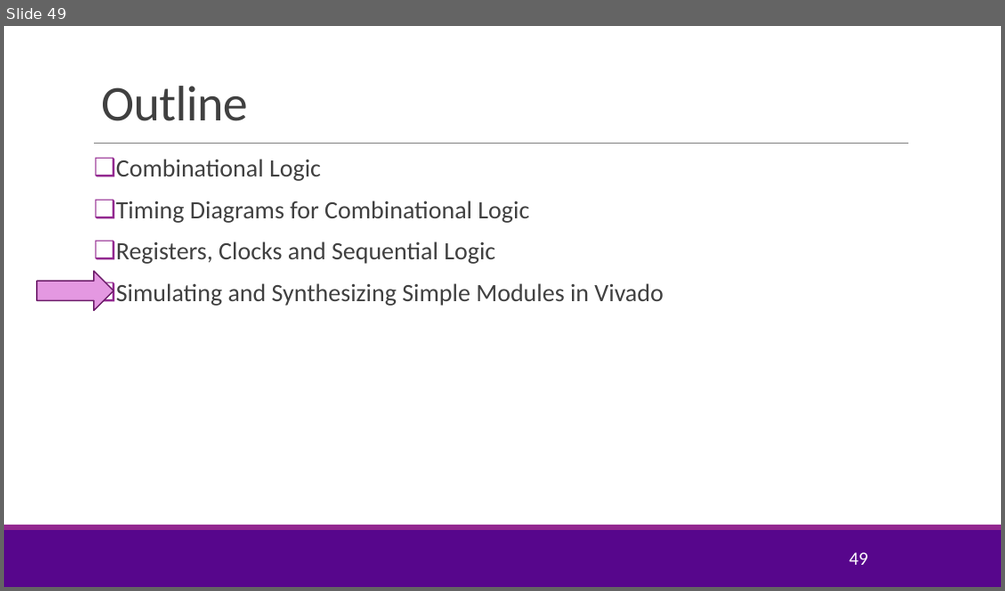
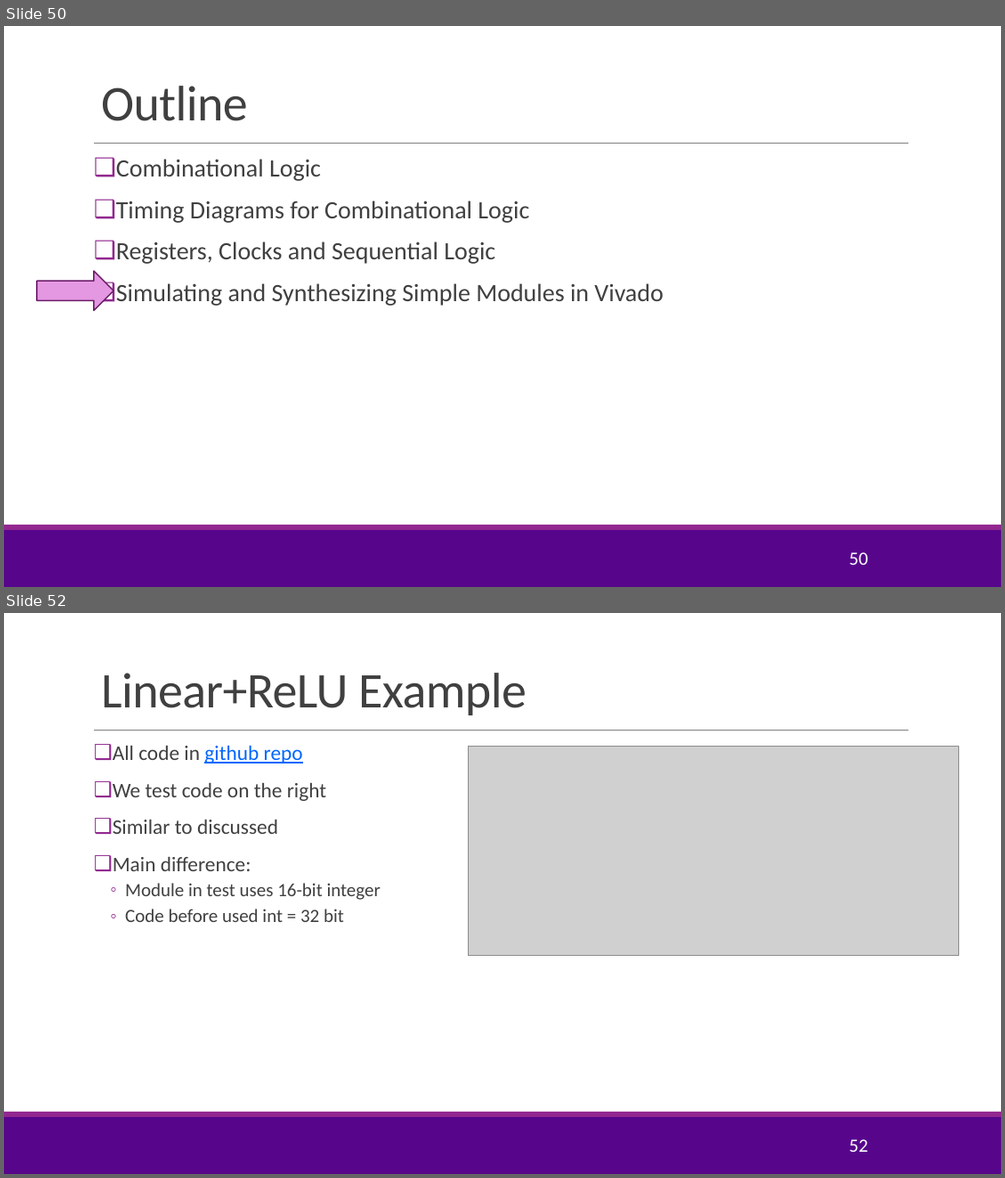
Before and after one commit to sdrangan/hwdesign, a slide deck: units/unit01_basic_logic/basic_logic.pptx. Shown one above the other, each under a label of ours: slide 49 before the commit, slides 50 and 52 after it; the slides between them are not shown. The pictures are 1005x591 and 1005x1178 pixels, drawn with LibreOffice and Linux fonts; fonts in the diff are those of the drawing; grey boxes stand for pictures; background and template pictures are left out. Boxes give left, top, right and bottom in pixels: in the first picture for what was removed or moved away, otherwise in the second. Text is boxed around its words. In the diff, an @@ line names an element or a change of style, - is before the commit and + after.

Commit message:
Used a linear ReLU simulation

```diff
--- a/units/unit01_basic_logic/basic_logic.pptx
+++ b/units/unit01_basic_logic/basic_logic.pptx
@@ slide 52 added at [4, 613, 1001, 1174], background #FFFFFF; not listed: 3 template elements that a slide beside it also shows @@
@@ title added at [101, 673, 526, 715], 48 pt, text #404040 @@
+Linear+ReLU Example
@@ text added at [113, 745, 380, 922], 20 pt, text #404040 @@
+❑ All code in github repo
+❑ We test code on the right
+❑ Similar to discussed
+❑ Main difference:
+  ◦ Module in test uses 16-bit integer
+  ◦ Code before used int = 32 bit
@@ picture added at [469, 747, 959, 956] @@
@@ page number added at [849, 1139, 867, 1151], 18 pt, text #FFFFFF @@
+52
@@ what was slide 49 is now slide 50 @@
@@ page number at [849, 552, 867, 564]: text changed @@
-49
+50
```
Also in this commit, not shown: 6 slides changed, 9 other slides added, 14 other files.
